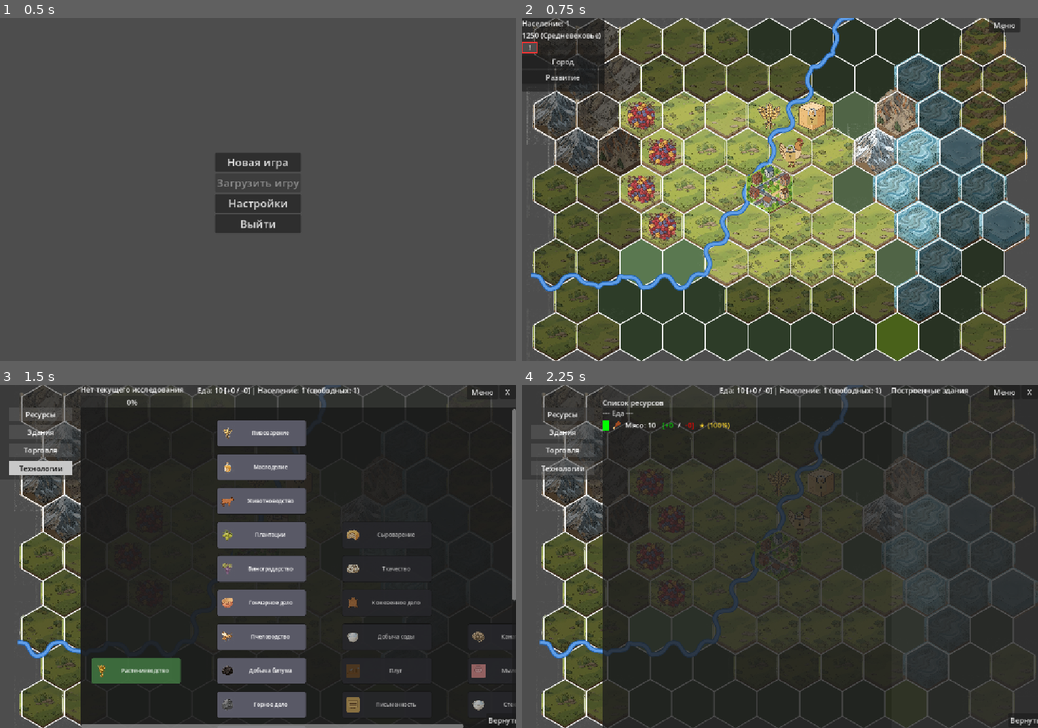
Above: before the commit, frames 1-4 (two rows, left to right).
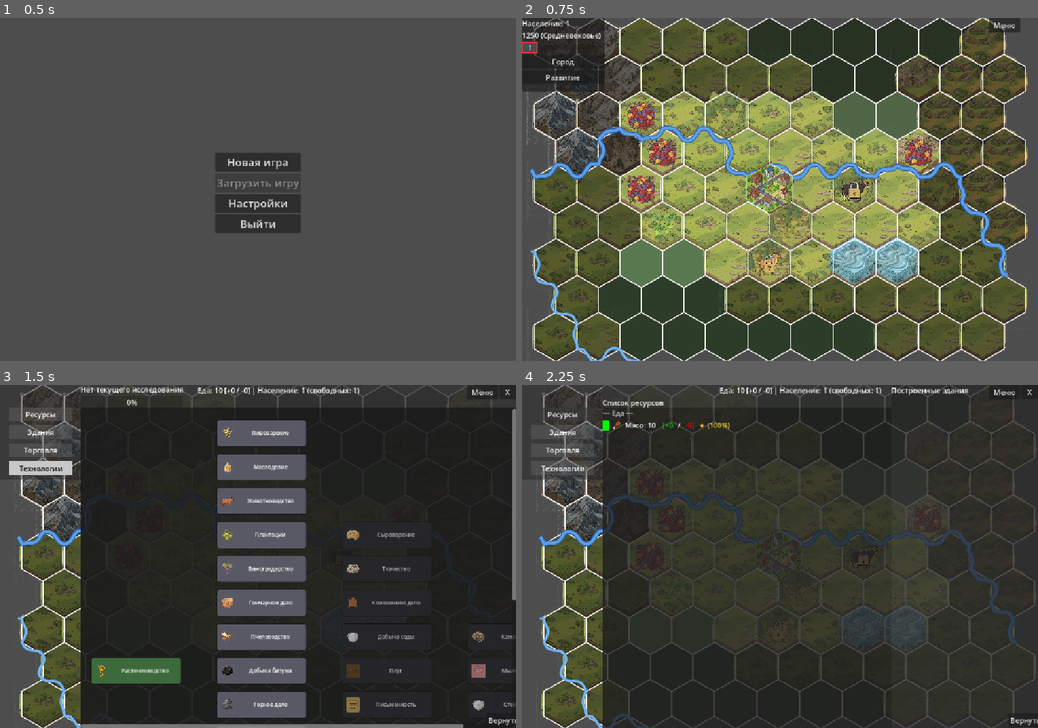
Above: after the commit, the same moments.

Repository: Night-Pryanik/The-City
Game: Godot game, scene res://scenes/main_menu.tscn
Two runs of this game, one before a commit and one after it. Both use one fixed random seed, a clock stepped at 60 frames per second and the inputs below.
Inputs (mouse positions are in pixels of both pictures, inside the frame that each line leads up to):
- Up to frame 1 (0.5 s): no input
- Up to frame 2 (0.75 s): click "Новая игра" at 0.5 s
- Up to frame 3 (1.5 s): click (10, 415) at 1.25 s
- Up to frame 4 (2.25 s): click "Ресурсы" at 2 s

Frame 1 is identical in both runs. In frame 2, 23% of the frame differs, in the area x 1-99%, y 0-100%; in frame 3, 0.8%; in frame 4, 4.0%.

Commit message:
Гарантируем, что город не останется изолирован непроходимой местностью (например, озером)

Diff:
--- a/scripts/map_generator.gd
+++ b/scripts/map_generator.gd
@@ -13,6 +13,20 @@
 # больше этого значения, его свободные гексы можно конвертировать
 # в недостающие типы.
 const OVER_REP_THRESHOLD := 3
+
+# Радиус «безопасного двора» вокруг города: все гексы в этом радиусе
+# принудительно становятся равниной (plain). Покров генерируется как у
+# обычной равнины (могут появиться леса), чтобы двор не выглядел голым.
+# Гарантирует, что у города всегда есть свободное проходимое пространство
+# для стартовой застройки и что город не «утонет» в озере. Применяется
+# ПОСЛЕ размещения уникальных террейнов и ДО генерации покрова/ресурсов.
+const PLAIN_ZONE_RADIUS := 2
+
+# Радиус, в котором ЗАПРЕЩАЕТСЯ размещать центры Вороного непроходимых
+# типов местности (move_cost >= 999, например озёра). Благодаря свойству
+# диаграммы Вороного это математически гарантирует, что в этой области
+# не может появиться непроходимый террейн («утопленный двор» вокруг города).
+const CENTER_EXCLUSION_RADIUS := 6
 
 # Возвращает список типов местности, которые участвуют в алгоритме Вороного
 # (базовый рельеф). Уникальные типы (unique: true) сюда НЕ входят — они
@@ -124,13 +138,26 @@
             col_array.append({"terrain": "plain", "cover": "none", "resource": null, "improvement": null})
         tile_data.append(col_array)
 
-    # Генерируем центры для Вороного
+    # Генерируем центры для Вороного. Для непроходимых типов местности
+    # (озёра и т.п., move_cost >= 999) центры НЕ должны попадать в радиус
+    # CENTER_EXCLUSION_RADIUS вокруг города: благодаря свойству диаграммы
+    # Вороного это математически гарантирует, что в этой области не
+    # появится непроходимый террейн (город не окажется на острове).
     var centers = []
     for terrain_id in terrain_counts.keys():
         var count = terrain_counts[terrain_id]
+        var exclude_center = _is_impassable_terrain_id(terrain_id)
         for _i in range(count):
             var r = randi() % rows
             var c = randi() % cols
+            if exclude_center and HexUtils.hex_distance(r, c, city_row, city_col) <= CENTER_EXCLUSION_RADIUS:
+                # Перебираем позиции, пока не найдём место за пределами зоны
+                # исключения (или не исчерпаем попытки — тогда оставляем как есть).
+                for _try in range(50):
+                    r = randi() % rows
+                    c = randi() % cols
+                    if HexUtils.hex_distance(r, c, city_row, city_col) > CENTER_EXCLUSION_RADIUS:
+                        break
             centers.append({"r": r, "c": c, "terrain": terrain_id})
 
     # Jump Flood Algorithm (JFA): строим диаграмму Вороного за O(n log n)
@@ -182,6 +209,15 @@
     # terrains.json не требует изменения этого кода.
     place_unique_terrains(tile_data, rows, cols, city_row, city_col)
 
+    # --- БЕЗОПАСНЫЙ ДВОР ВОКРУГ ГОРОДА ---
+    # Принудительно превращаем гексы в радиусе PLAIN_ZONE_RADIUS вокруг города
+    # в равнину; покров генерируется как у обычной равнины. Это гарантирует
+    # свободное проходимое пространство для стартовой застройки и перекрывает
+    # возможные марши/уникальные озёра, которые могли попасть в эту зону.
+    # Выполняется ПОСЛЕ размещения уникальных террейнов и ДО генерации покрова
+    # и ресурсов.
+    _ensure_plain_zone(tile_data, rows, cols, city_row, city_col, PLAIN_ZONE_RADIUS)
+
     var t_cover = Time.get_ticks_msec()
     for row in range(rows):
         for col in range(cols):
@@ -224,6 +260,13 @@
     # появляются сразу на карте, а видимость/добыча регулируется полями
     # tech_reveal (видимость) и tech_required (постройка улучшения).
     # См. docs.md, раздел «tech_reveal: скрытые ресурсы».
+
+    # --- ГАРАНТИЯ ВЫХОДА НАРУЖУ ---
+    # Страховочная проверка: если несмотря на запрет центров озер город всё же
+    # оказался изолирован непроходимым террейном, прокладываем коридор в равнину
+    # к внешнему миру. Выполняется в самом конце, чтобы учесть все уже
+    # размещённые марши и уникальные озёра.
+    _ensure_outward_corridor(tile_data, rows, cols, city_row, city_col)
 
     print("этап generate_map: ", Time.get_ticks_msec() - t0, " ms")
     return tile_data
@@ -432,6 +475,189 @@
         result.append(row_arr)
     return result
 
+# Возвращает true, если тип местности непроходим (move_cost >= 999).
+# Такие типы (озёра: lake, soda_lake, asphalt_lake, salt_lake) блокируют
+# перемещение города наружу.
+func _is_impassable_terrain_id(terrain_id: String) -> bool:
+    var t: Dictionary = GameData.terrains.get(terrain_id, {})
+    return int(t.get("move_cost", 1)) >= 999
+
+# Возвращает true, если гекс (row, col) непроходим.
+func _is_impassable_hex(tile_data: Array, row: int, col: int) -> bool:
+    var terrain_id = tile_data[row][col].get("terrain", "plain")
+    return _is_impassable_terrain_id(terrain_id)
+
+# Принудительно превращает все гексы в радиусе `radius` вокруг города
+# в равнину (plain) без покрова. Сбрасывает временный флаг _is_marsh.
+# Вызывается ПОСЛЕ размещения уникальных террейнов и ДО генерации покрова
+# и ресурсов, чтобы зона была полностью «чистой».
+func _ensure_plain_zone(tile_data: Array, rows: int, cols: int,
+        city_row: int, city_col: int, radius: int) -> void:
+    for r in range(rows):
+        for c in range(cols):
+            if HexUtils.hex_distance(r, c, city_row, city_col) <= radius:
+                var tile = tile_data[r][c]
+                tile["terrain"] = "plain"
+                # Покров генерируется как у обычной равнины (могут появиться
+                # леса), чтобы безопасный двор не выглядел голым.
+                tile["cover"] = _roll_cover("plain")
+                tile["_is_marsh"] = false
+
+# Гарантирует, что у города есть путь к краю карты (к «внешнему миру»).
+# Если город оказался изолирован непроходимым террейном (озером), функция
+# BFS по непроходимым гексам прокладывает кратчайший коридор от достижимой
+# области города к ближайшему внешнему проходимому гексу и превращает
+# этот коридор в равнину. Повторяется до тех пор, пока город не получит
+# выход к краю карты (или не упрётся в лимит итераций).
+func _ensure_outward_corridor(tile_data: Array, rows: int, cols: int,
+        city_row: int, city_col: int) -> void:
+    for _iter in range(10):
+        # 1) Достижимая из города область по проходимым гексам.
+        var reachable := {}
+        var key_city = "%d,%d" % [city_row, city_col]
+        reachable[key_city] = true
+        var queue: Array = [ {"row": city_row, "col": city_col}]
+        while queue.size() > 0:
+            var cur = queue.pop_front()
+            for n in HexUtils.get_neighbors_odd_r(cur.row, cur.col, rows, cols):
+                var nk = "%d,%d" % [n.row, n.col]
+                if reachable.has(nk):
+                    continue
+                if _is_impassable_hex(tile_data, n.row, n.col):
+                    continue
+                reachable[nk] = true
+                queue.append(n)
+
+        # 2) Если город достиг проходимого края карты — выход есть.
+        if _has_exit_to_edge(reachable, rows, cols):
+            return
+
+        # 3) Ищем водный путь от достижимой области к ближайшему внешнему
+        #    проходимому гексу. BFS стартует со всех непроходимых соседей A.
+        var from := {}
+        var water_queue: Array = []
+        for key in reachable:
+            var parts = key.split(",")
+            var r = int(parts[0])
+            var c = int(parts[1])
+            for n in HexUtils.get_neighbors_odd_r(r, c, rows, cols):
+                var nk = "%d,%d" % [n.row, n.col]
+                if reachable.has(nk):
+                    continue
+                if not _is_impassable_hex(tile_data, n.row, n.col):
+                    continue
+                if not from.has(nk):
+                    from[nk] = key
+                    water_queue.append({"row": n.row, "col": n.col})
+
+        var target_key := ""
+        var qi := 0
+        while qi < water_queue.size() and target_key == "":
+            var cur = water_queue[qi]
+            qi += 1
+            var ck = "%d,%d" % [cur.row, cur.col]
+            for n in HexUtils.get_neighbors_odd_r(cur.row, cur.col, rows, cols):
+                var nk = "%d,%d" % [n.row, n.col]
+                if from.has(nk):
+                    continue
+                if _is_impassable_hex(tile_data, n.row, n.col):
+                    from[nk] = ck
+                    water_queue.append({"row": n.row, "col": n.col})
+                else:
+                    if not reachable.has(nk):
+                        target_key = nk
+                        from[nk] = ck
+                        break
+
+        if target_key == "":
+            # Не нашли внешний проходимый гекс (весь мир — вода/острова).
+            # Пробиваем коридор напрямую к краю карты сквозь воду.
+            if not _punch_corridor_to_edge(tile_data, rows, cols, city_row, city_col, reachable):
+                return
+
+        # 4) Восстанавливаем путь: непроходимые гексы превращаем в равнину.
+        if target_key != "":
+            var step = target_key
+            while true:
+                var prev = from.get(step, "")
+                if prev == "":
+                    break
+                if reachable.has(prev):
+                    break
+                _punch_hex(tile_data, prev)
+                step = prev
+
+# Возвращает true, если хоть один гекс достижимой области лежит на краю карты.
+func _has_exit_to_edge(reachable: Dictionary, rows: int, cols: int) -> bool:
+    for r in [0, rows - 1]:
+        for c in range(cols):
+            if reachable.has("%d,%d" % [r, c]):
+                return true
+    for c in [0, cols - 1]:
+        for r in range(rows):
+            if reachable.has("%d,%d" % [r, c]):
+                return true
+    return false
+
+# Превращает гекс (key "r,c") в равнину без покрова.
+func _punch_hex(tile_data: Array, key: String) -> void:
+    var parts = key.split(",")
+    var r = int(parts[0])
+    var c = int(parts[1])
+    var tile = tile_data[r][c]
+    tile["terrain"] = "plain"
+    # Покров генерируется как у обычной равнины для естественного вида.
+    tile["cover"] = _roll_cover("plain")
+    tile["_is_marsh"] = false
+
+# Пробивает коридор от достижимой области напрямую к краю карты через
+# непроходимые гексы. Возвращает true, если коридор удалось проложить.
+func _punch_corridor_to_edge(tile_data: Array, rows: int, cols: int,
+        city_row: int, city_col: int, reachable: Dictionary) -> bool:
+    var from := {}
+    var queue: Array = []
+    for key in reachable:
+        var parts = key.split(",")
+        var r = int(parts[0])
+        var c = int(parts[1])
+        for n in HexUtils.get_neighbors_odd_r(r, c, rows, cols):
+            var nk = "%d,%d" % [n.row, n.col]
+            if reachable.has(nk):
+                continue
+            if not _is_impassable_hex(tile_data, n.row, n.col):
+                continue
+            if not from.has(nk):
+                from[nk] = key
+                queue.append({"row": n.row, "col": n.col})
+    var qi := 0
+    var target_key := ""
+    while qi < queue.size() and target_key == "":
+        var cur = queue[qi]
+        qi += 1
+        var ck = "%d,%d" % [cur.row, cur.col]
+        if cur.row == 0 or cur.row == rows - 1 or cur.col == 0 or cur.col == cols - 1:
+            target_key = ck
+            break
+        for n in HexUtils.get_neighbors_odd_r(cur.row, cur.col, rows, cols):
+            var nk = "%d,%d" % [n.row, n.col]
+            if from.has(nk):
+                continue
+            if not _is_impassable_hex(tile_data, n.row, n.col):
+                continue
+            from[nk] = ck
+            queue.append({"row": n.row, "col": n.col})
+    if target_key == "":
+        return false
+    # Пробиваем путь от целевой краевой непроходимой клетки обратно к A.
+    var step = target_key
+    while true:
+        _punch_hex(tile_data, step)
+        var prev = from.get(step, "")
+        if prev == "" or reachable.has(prev):
+            break
+        step = prev
+    return true
+
 # Выбирает покоры (cover) для гекса с указанным типом местности по весам
 # из terrains.json (cover_chance). Если поле отсутствует или пустое —
 # возвращает "none".
